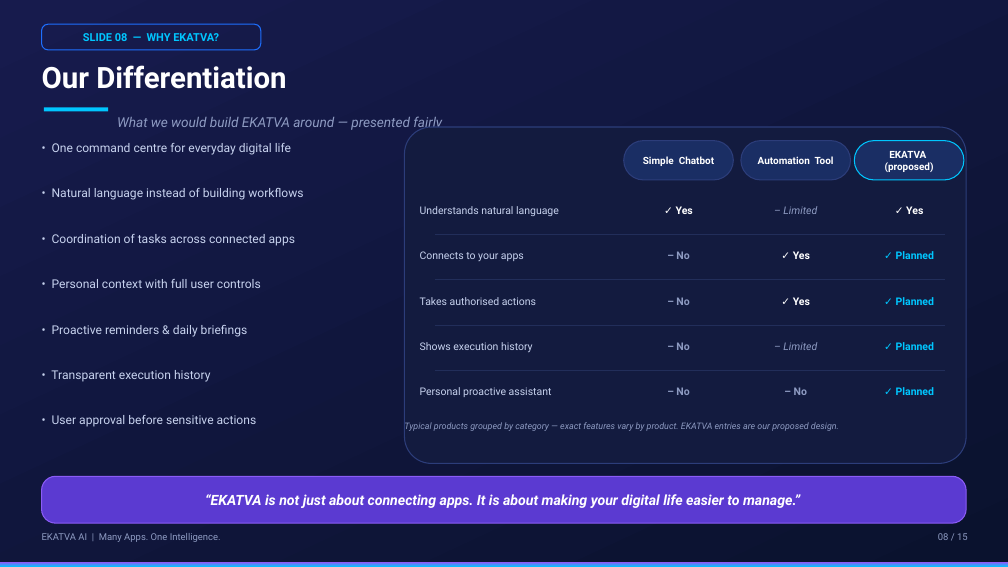
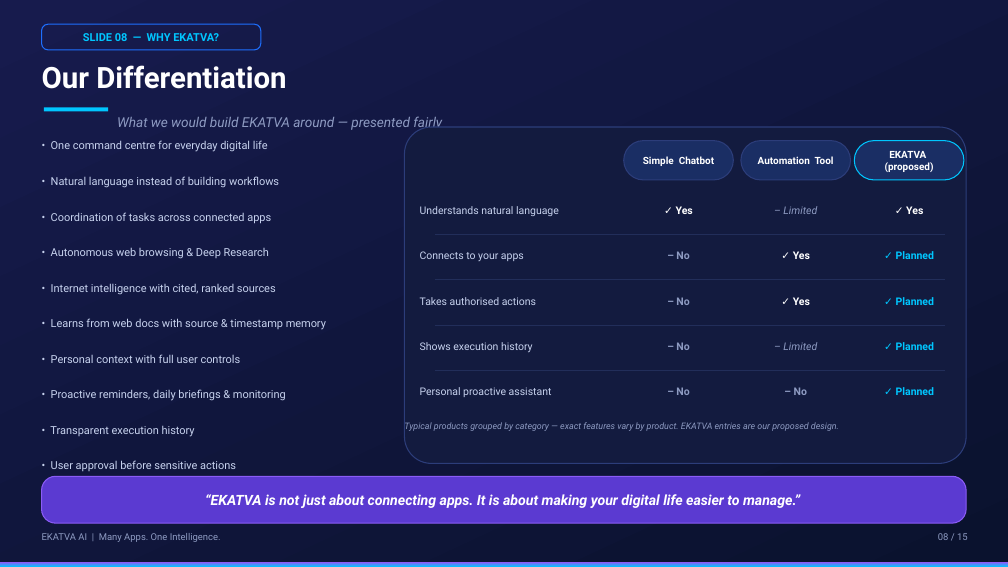
Before and after one commit to KrishnaVipul14/EKATVA, a slide deck: slide 8 of EKATVA_Entrepreneurship_Presentation.pptx. Drawn at 1008x567 pixels with LibreOffice and Linux fonts; fonts in the diff are those of the drawing. Boxes give left, top, right and bottom in pixels: in the first picture for what was removed or moved away, otherwise in the second. Text is boxed around its words. In the diff, an @@ line names an element or a change of style, - is before the commit and + after.

Commit message:
Enhance deck: internet intelligence & Deep Research capabilities across slides; detail market research with competitor gaps and unique positioning

```diff
--- a/EKATVA_Entrepreneurship_Presentation.pptx
+++ b/EKATVA_Entrepreneurship_Presentation.pptx
@@ text "• Natural language instead of ...": place and size @@
-text "• Natural language instead of ..." at bbox=[52, 188, 303, 200]
+text "• Natural language instead of ..." at bbox=[51, 176, 279, 188]
@@ text "• Coordination of tasks across ...": place and size @@
-text "• Coordination of tasks across ..." at bbox=[52, 234, 295, 246]
+text "• Coordination of tasks across ..." at bbox=[51, 212, 271, 224]
@@ text added at bbox=[51, 248, 269, 259], 10.5 pt, text #C7D2EE @@
+• Autonomous web browsing & Deep Research
@@ text added at bbox=[51, 283, 276, 294], 10.5 pt, text #C7D2EE @@
+• Internet intelligence with cited, ranked sources
@@ text added at bbox=[51, 318, 326, 330], 10.5 pt, text #C7D2EE @@
+• Learns from web docs with source & timestamp memory
@@ size 11.5 to 10.5 pt in 6 elements at bbox=[51, 140, 268, 152], bbox=[51, 176, 279, 188], bbox=[51, 212, 271, 224], bbox=[51, 460, 236, 471], bbox=[50, 426, 195, 437], bbox=[51, 354, 241, 363] @@
@@ text "• Personal context with full ...": place and size @@
-text "• Personal context with full ..." at bbox=[52, 279, 261, 288]
+text "• Personal context with full ..." at bbox=[51, 354, 241, 363]
@@ text at bbox=[51, 389, 286, 401]: text changed; size 11.5 to 10.5 pt @@
-• Proactive reminders & daily briefings
+• Proactive reminders, daily briefings & monitoring
@@ text "• Transparent execution history": place and size @@
-text "• Transparent execution history" at bbox=[51, 370, 210, 382]
+text "• Transparent execution history" at bbox=[50, 426, 195, 437]
@@ text "• User approval before sensitive ...": place and size @@
-text "• User approval before sensitive ..." at bbox=[52, 415, 257, 427]
+text "• User approval before sensitive ..." at bbox=[51, 460, 236, 471]
```
Also in this commit, not shown: 8 other slides changed, 2 other files.
